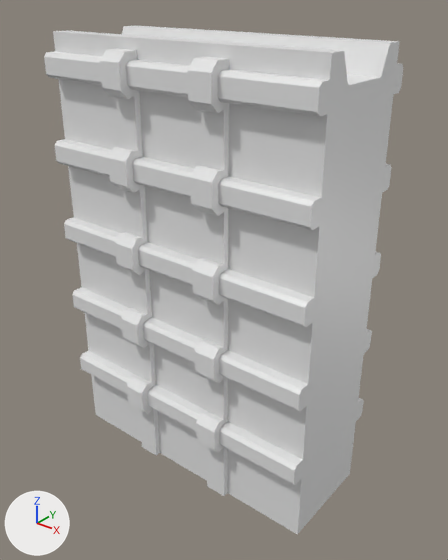
An edit to the FBX model Assets/3Dmodels/Wall.fbx, drawn before and after from the same camera.
Rendered twice from a 50 mm camera at (30.9, -37.2, 41.2) aimed at (0.9, 0.3, 18.0). The lights are fixed; the arrows at lower left show +X, +Y and +Z.

The first picture shows 'Wall'.
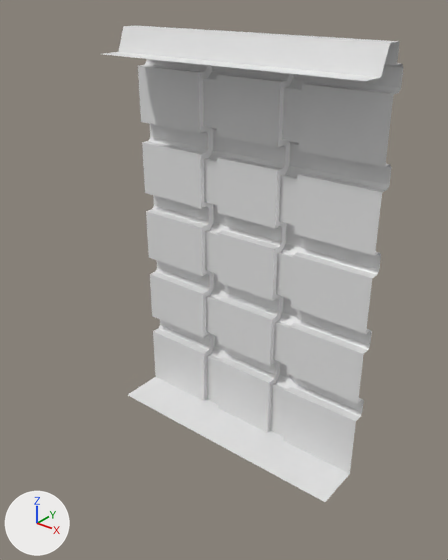
Pixel boxes [x1, y1, x2, y2] of what changed, in the pictures (448 x 560 px):
'Wall', reshaped (16% narrower, 6% shorter)
    before: [44, 25, 403, 534]
    after: [103, 25, 403, 502]
part 1 of me_cube_008, deleted
    before: [44, 30, 403, 534]

Patch to the scene script:
```diff
--- a/Assets/3Dmodels/Wall.fbx.py
+++ b/Assets/3Dmodels/Wall.fbx.py
@@ me_cube_008 @@
 # used by ob_wall; location = (0.0, 0.0, 0.0)
-me_cube_008.from_pydata(...)  # 1090 vertices, 1088 faces; spans x -12.5..12.5, y -6.2..6.2, z 0.0..37.5
+me_cube_008.from_pydata(...)  # 432 vertices, 382 faces; spans x -12.5..12.5, y 0.0..6.2, z 0.0..37.5
+# me_cube_008 part 1: 658 vertices removed from x -12.5..12.5, y -6.2..4.5, z 0.0..37.5
 me_cube_008.materials.append(mat_walltxt)
```
